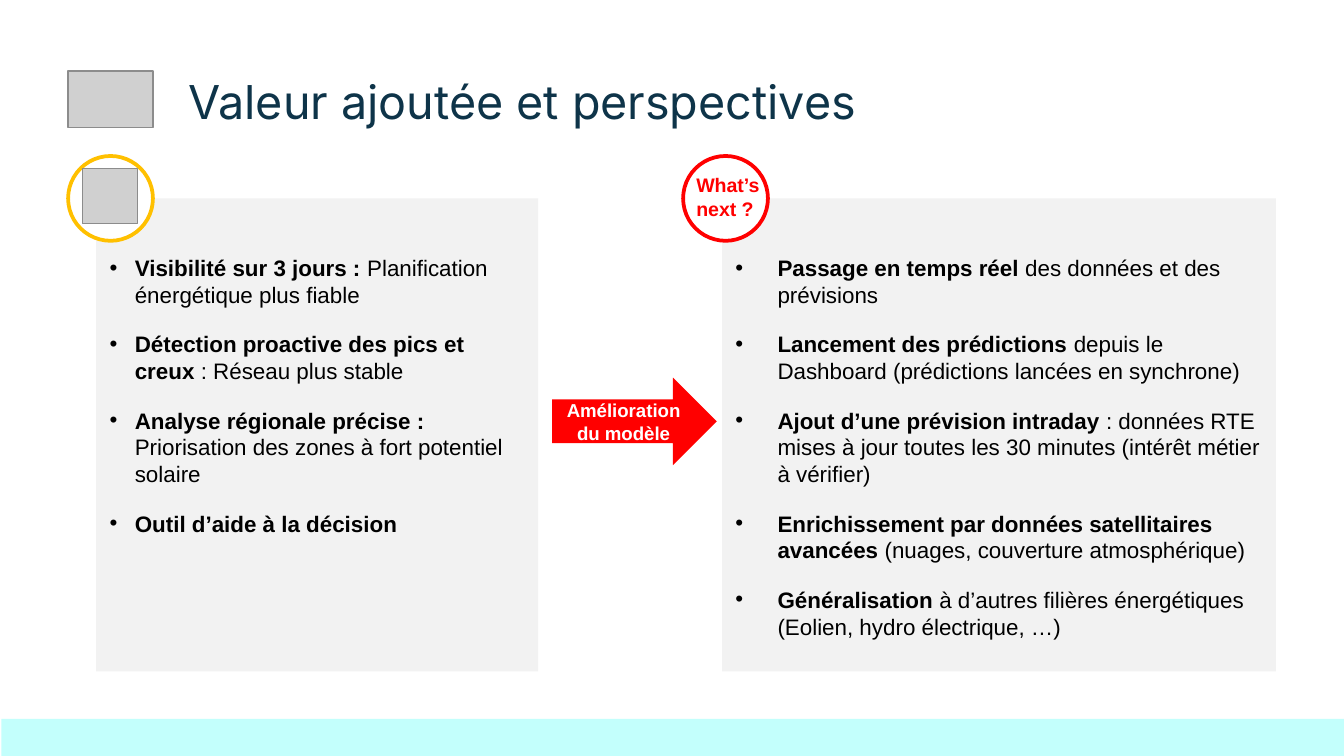
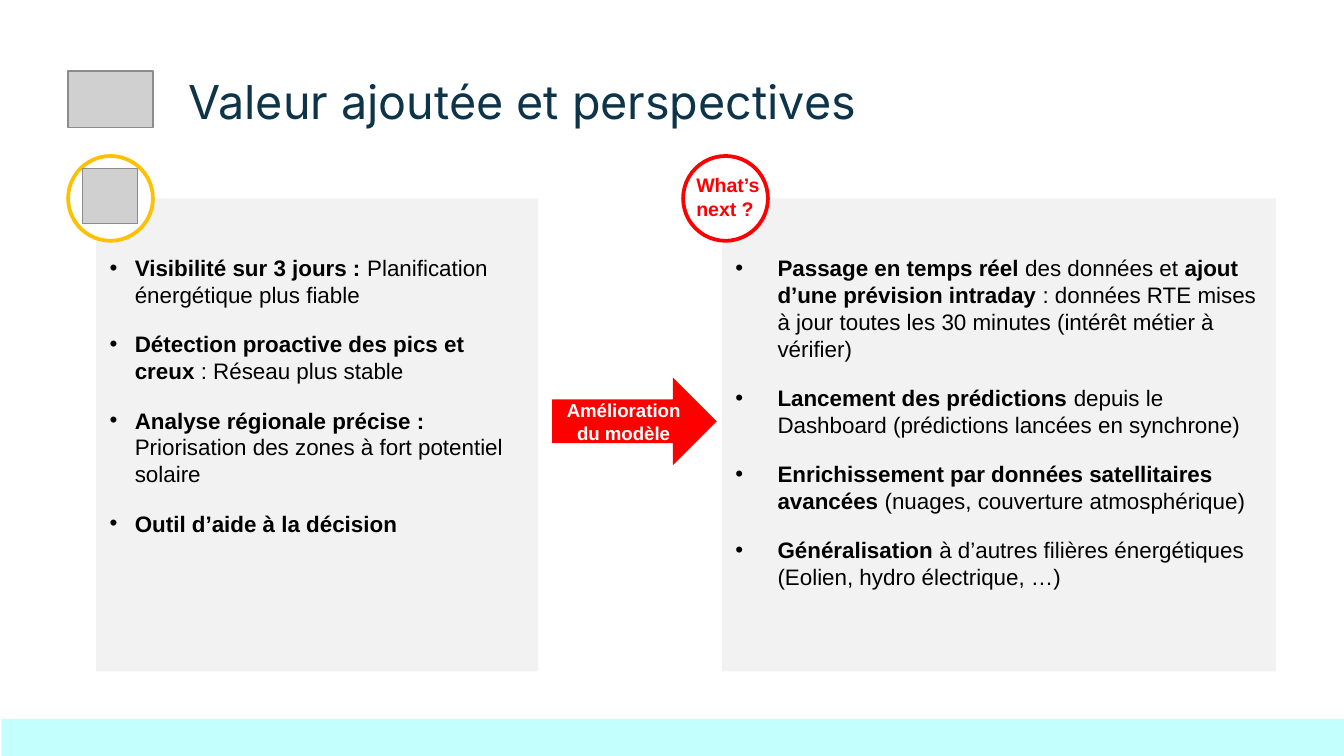
Before and after one commit to Sheikoh/REnergies_efficiency_prediction, a slide deck: slide 12 of presentation/dsfs_ft_36_Projet_REnergies_efficiency_prediction.pptx (slide 11 before the commit). Drawn at 1344x756 pixels with LibreOffice and Linux fonts; fonts in the diff are those of the drawing; grey boxes stand for pictures. Boxes give left, top, right and bottom in pixels: in the first picture for what was removed or moved away, otherwise in the second. Text is boxed around its words. In the diff, an @@ line names an element or a change of style, - is before the commit and + after.

```diff
--- a/presentation/dsfs_ft_36_Projet_REnergies_efficiency_prediction.pptx
+++ b/presentation/dsfs_ft_36_Projet_REnergies_efficiency_prediction.pptx
@@ text in rectangle at bbox=[778, 259, 1256, 362]: text changed @@
-• Passage en temps réel des données et des prévisions
+• Passage en temps réel des données et ajout d’une prévision intraday : données RTE mises à jour toutes les 30 minutes (intérêt métier à vérifier)
@@ text in rectangle at bbox=[778, 412, 1259, 487]: paragraph removed @@
-• Ajout d’une prévision intraday : données RTE mises à jour toutes les 30 minutes (intérêt métier à vérifier)
```
Also in this commit, not shown: 9 other slides changed, 1 slide added, 8 other files.
